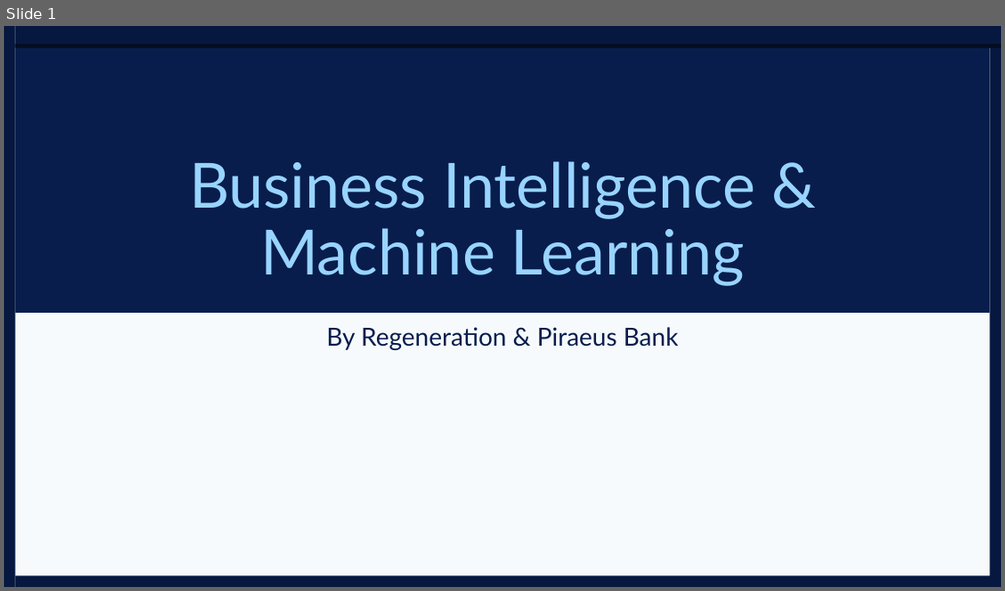
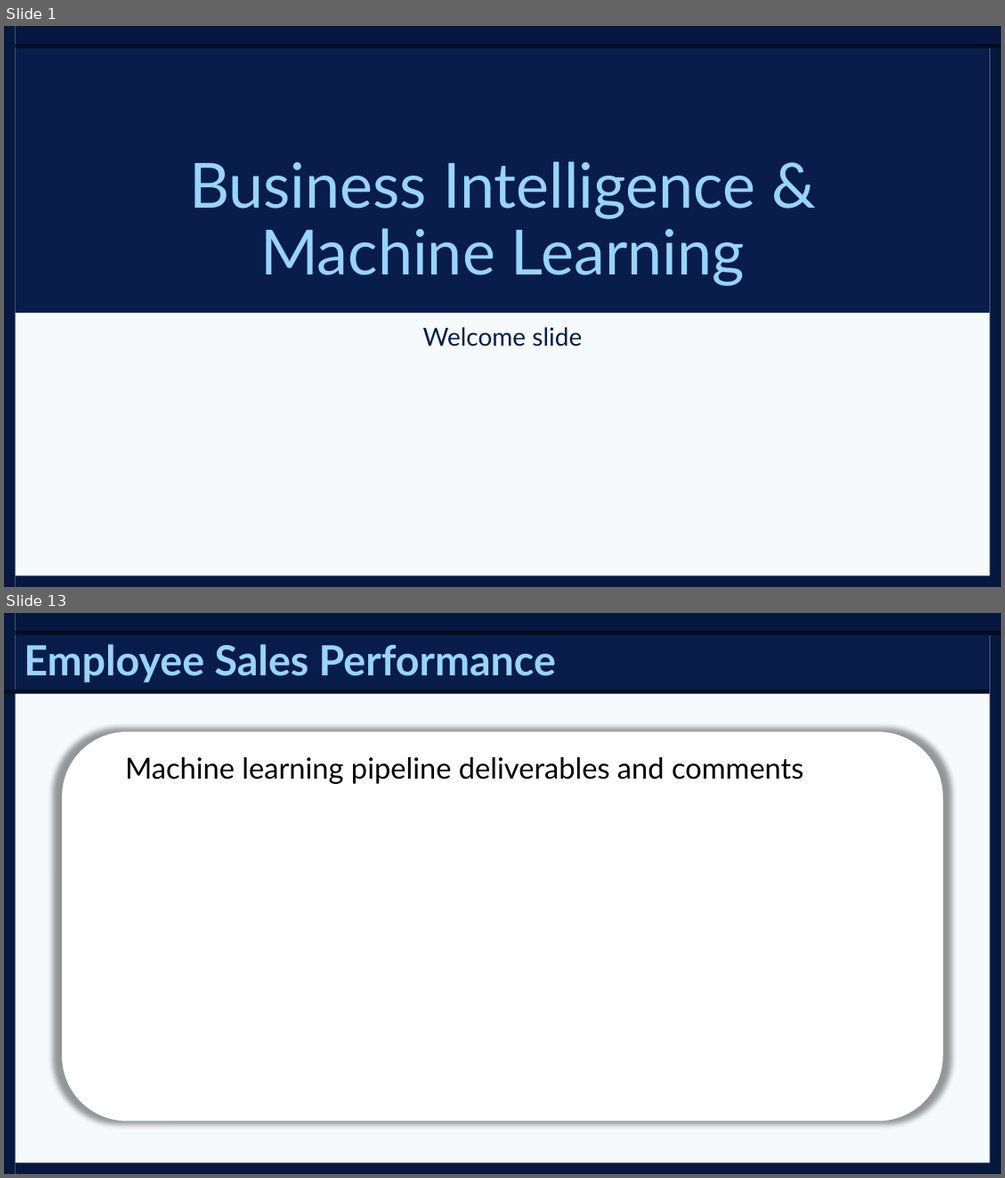
Before and after one commit to Konstant-gk/Chinook_Project, a slide deck: Chinook_Presentation/BI_ML_Presentation PART I & II.pptx. Shown one above the other, each under a label of ours: slide 1 before the commit, slides 1 and 13 after it; the slides between them are not shown. The pictures are 1005x591 and 1005x1178 pixels, drawn with LibreOffice and Linux fonts; fonts in the diff are those of the drawing. Boxes give left, top, right and bottom in pixels: in the first picture for what was removed or moved away, otherwise in the second. Text is boxed around its words. In the diff, an @@ line names an element or a change of style, - is before the commit and + after.

```diff
--- a/Chinook_Presentation/BI_ML_Presentation PART I & II.pptx
+++ b/Chinook_Presentation/BI_ML_Presentation PART I & II.pptx
@@ slide 13 added at (4, 613, 1001, 1174), background #FFFFFF; not listed: 5 template elements that a slide beside it also shows @@
@@ rectangle added at (16, 630, 989, 690), fill #081D4C @@
@@ title added at (24, 644, 556, 682), 40 pt, text #98D4FF, bold @@
+Employee Sales Performance
@@ rectangle added at (4, 690, 989, 693), fill #040D22 @@
@@ rectangle added at (16, 694, 989, 1163), fill #F6FAFD @@
@@ rounded rectangle added at (63, 732, 943, 1121), fill #FFFFFF @@
@@ text added at (125, 757, 804, 784), 28 pt, text #000000 @@
+Machine learning pipeline deliverables and comments
@@ slide 1 changed as well @@
@@ subtitle at (423, 327, 582, 346): text changed @@
-By Regeneration & Piraeus Bank
+Welcome slide
```
Also in this commit, not shown: 1 other slide changed, 14 other slides added, 12 slides removed.
